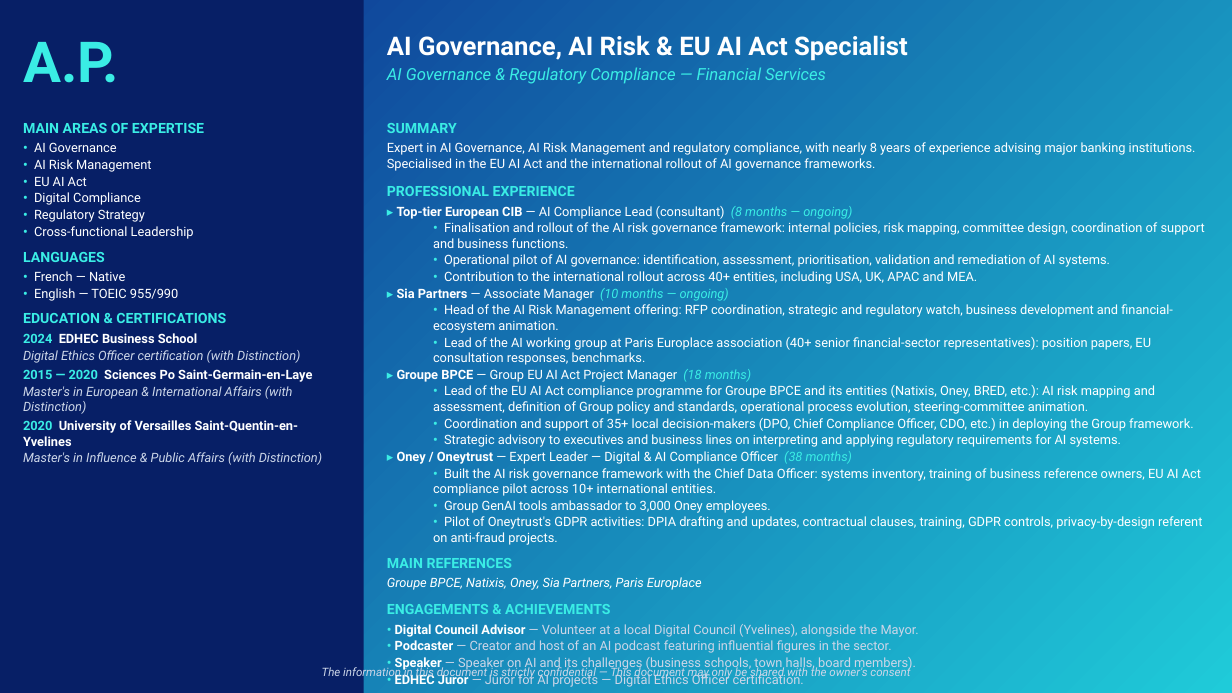
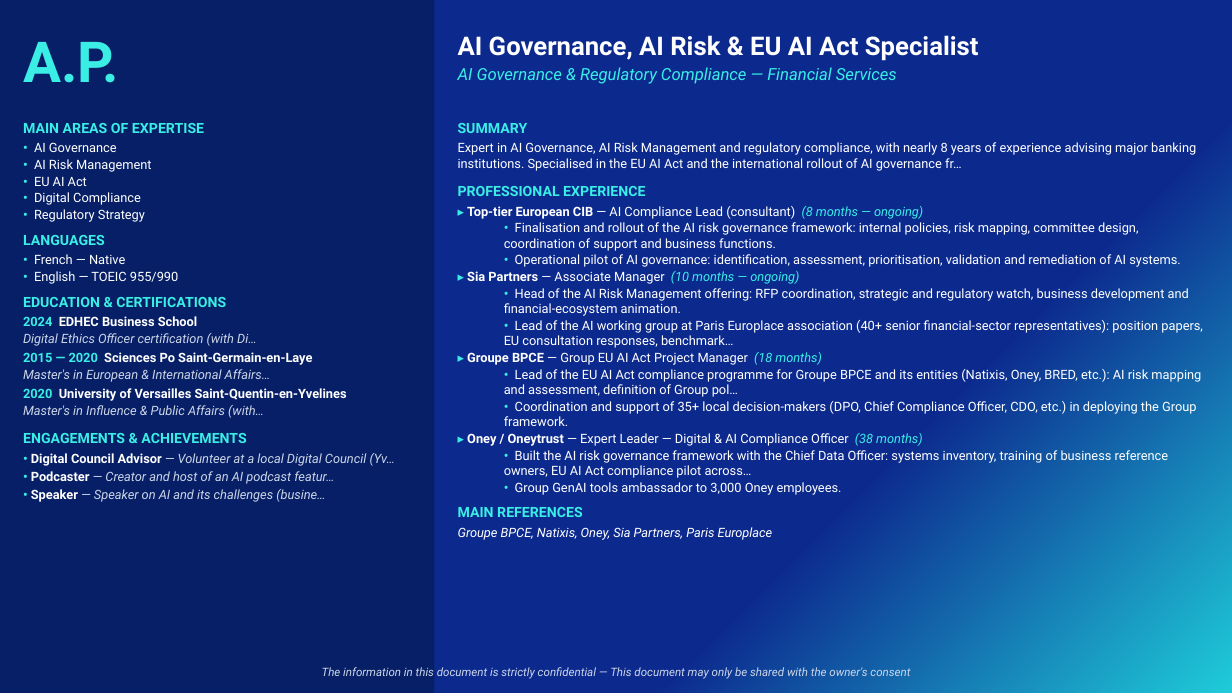
Before and after one commit to insidebankingfrance-rgb/G-n-rateur-de-CV, a slide deck: slide 2 of outputs/A.P._ai_governance.pptx. Drawn at 1232x693 pixels with LibreOffice and Linux fonts; fonts in the diff are those of the drawing. Boxes give left, top, right and bottom in pixels: in the first picture for what was removed or moved away, otherwise in the second. Text is boxed around its words. In the diff, an @@ line names an element or a change of style, - is before the commit and + after.

```diff
--- a/outputs/A.P._ai_governance.pptx
+++ b/outputs/A.P._ai_governance.pptx
@@ rectangle: place and size @@
-rectangle at box(0, 0, 364, 693)
+rectangle at box(0, 0, 434, 693)
@@ text "AI Governance, AI Risk & ...": place and size @@
-text "AI Governance, AI Risk & ..." at box(387, 35, 908, 84)
+text "AI Governance, AI Risk & ..." at box(458, 35, 979, 84)
@@ text "SUMMARY": place and size @@
-text "SUMMARY" at box(387, 123, 1205, 653)
+text "SUMMARY" at box(458, 123, 1203, 540)
@@ text at box(458, 142, 1196, 171): text changed @@
-Expert in AI Governance, AI Risk Management and regulatory compliance, with nearly 8 years of experience advising major banking institutions. Specialised in the EU AI Act and the international rollout of AI governance frameworks.
+Expert in AI Governance, AI Risk Management and regulatory compliance, with nearly 8 years of experience advising major banking institutions. Specialised in the EU AI Act and the international rollout of AI governance fr…
@@ text at box(34, 226, 194, 239): paragraph removed @@
-• Cross-functional Leadership
@@ text at box(444, 271, 977, 284): paragraph removed @@
-  • Contribution to the international rollout across 40+ entities, including USA, UK, APAC and MEA.
@@ text at box(504, 320, 1203, 348): text changed @@
-  • Lead of the AI working group at Paris Europlace association (40+ senior financial-sector representatives): position papers, EU consultation responses, benchmarks.
+  • Lead of the AI working group at Paris Europlace association (40+ senior financial-sector representatives): position papers, EU consultation responses, benchmark…
@@ text at box(23, 333, 257, 346): text changed @@
-Digital Ethics Officer certification (with Distinction)
+Digital Ethics Officer certification (with Di…
@@ text at box(23, 369, 270, 382): text changed @@
-Master's in European & International Affairs (with Distinction)
+Master's in European & International Affairs…
@@ text at box(504, 369, 1201, 397): text changed @@
-  • Lead of the EU AI Act compliance programme for Groupe BPCE and its entities (Natixis, Oney, BRED, etc.): AI risk mapping and assessment, definition of Group policy and standards, operational process evolution, steering-committee animation.
+  • Lead of the EU AI Act compliance programme for Groupe BPCE and its entities (Natixis, Oney, BRED, etc.): AI risk mapping and assessment, definition of Group pol…
@@ text at box(23, 405, 395, 502): text changed @@
-Master's in Influence & Public Affairs (with Distinction)
+Master's in Influence & Public Affairs (with…
+ENGAGEMENTS & ACHIEVEMENTS
+• Digital Council Advisor — Volunteer at a local Digital Council (Yv…
+• Podcaster — Creator and host of an AI podcast featur…
+• Speaker — Speaker on AI and its challenges (busine…
@@ text at box(444, 434, 1121, 447): paragraph removed @@
-  • Strategic advisory to executives and business lines on interpreting and applying regulatory requirements for AI systems.
@@ text at box(504, 450, 1169, 478): text changed @@
-  • Built the AI risk governance framework with the Chief Data Officer: systems inventory, training of business reference owners, EU AI Act compliance pilot across 10+ international entities.
+  • Built the AI risk governance framework with the Chief Data Officer: systems inventory, training of business reference owners, EU AI Act compliance pilot across…
@@ text at box(433, 516, 1202, 545): paragraph removed @@
-  • Pilot of Oneytrust's GDPR activities: DPIA drafting and updates, contractual clauses, training, GDPR controls, privacy-by-design referent on anti-fraud projects.
@@ text at box(387, 604, 919, 653): paragraphs removed @@
-ENGAGEMENTS & ACHIEVEMENTS
-• Digital Council Advisor — Volunteer at a local Digital Council (Yvelines), alongside the Mayor.
-• Podcaster — Creator and host of an AI podcast featuring influential figures in the sector.
-• Speaker — Speaker on AI and its challenges (business schools, town halls, board members).
-• EDHEC Juror — Juror for AI projects — Digital Ethics Officer certification.
```
Also in this commit, not shown: 1 other slide changed, 4 other files.
